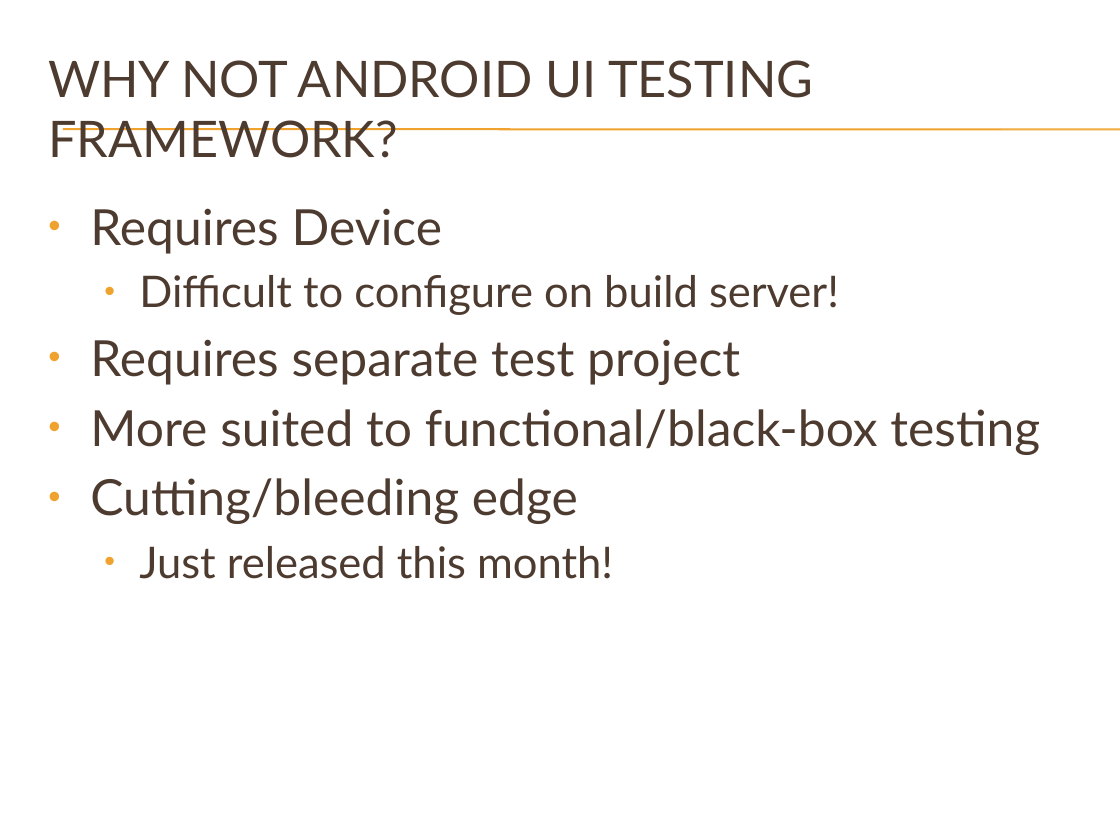
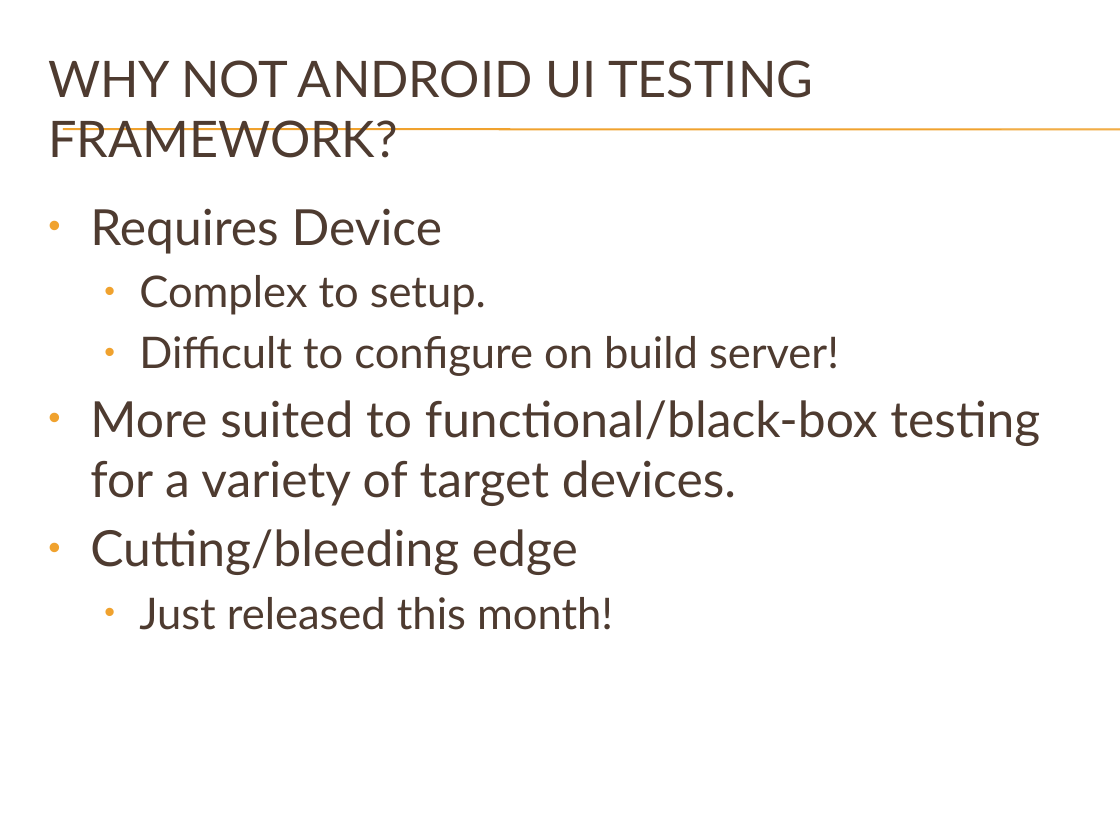
Before and after one commit to brycep/thomas, a slide deck: slide 5 of thomas-android/src/main/presentations/Unit Testing.pptx. Drawn at 1120x840 pixels with LibreOffice and Linux fonts; fonts in the diff are those of the drawing; background and template pictures are left out. Boxes give left, top, right and bottom in pixels: in the first picture for what was removed or moved away, otherwise in the second. Text is boxed around its words. In the diff, an @@ line names an element or a change of style, - is before the commit and + after.

```diff
--- a/thomas-android/src/main/presentations/Unit Testing.pptx
+++ b/thomas-android/src/main/presentations/Unit Testing.pptx
@@ text at box(139, 275, 486, 315): paragraph added @@
+  • Complex to setup.
@@ text at box(90, 400, 1040, 506): text changed @@
-• Requires separate test project
-• More suited to functional/black-box testing
+• More suited to functional/black-box testing for a variety of target devices.
```
Also in this commit, not shown: 6 other slides changed, 1 slide added.
